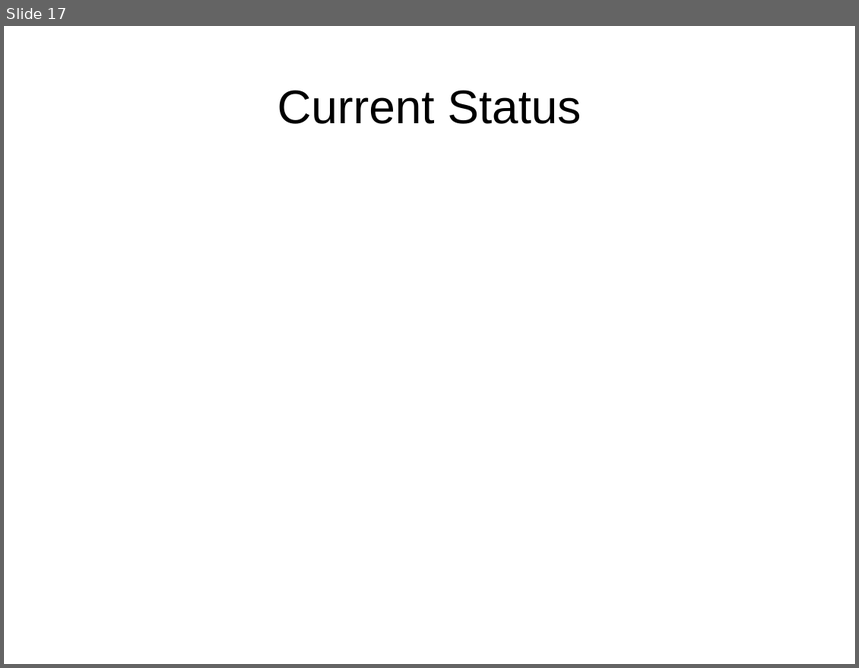
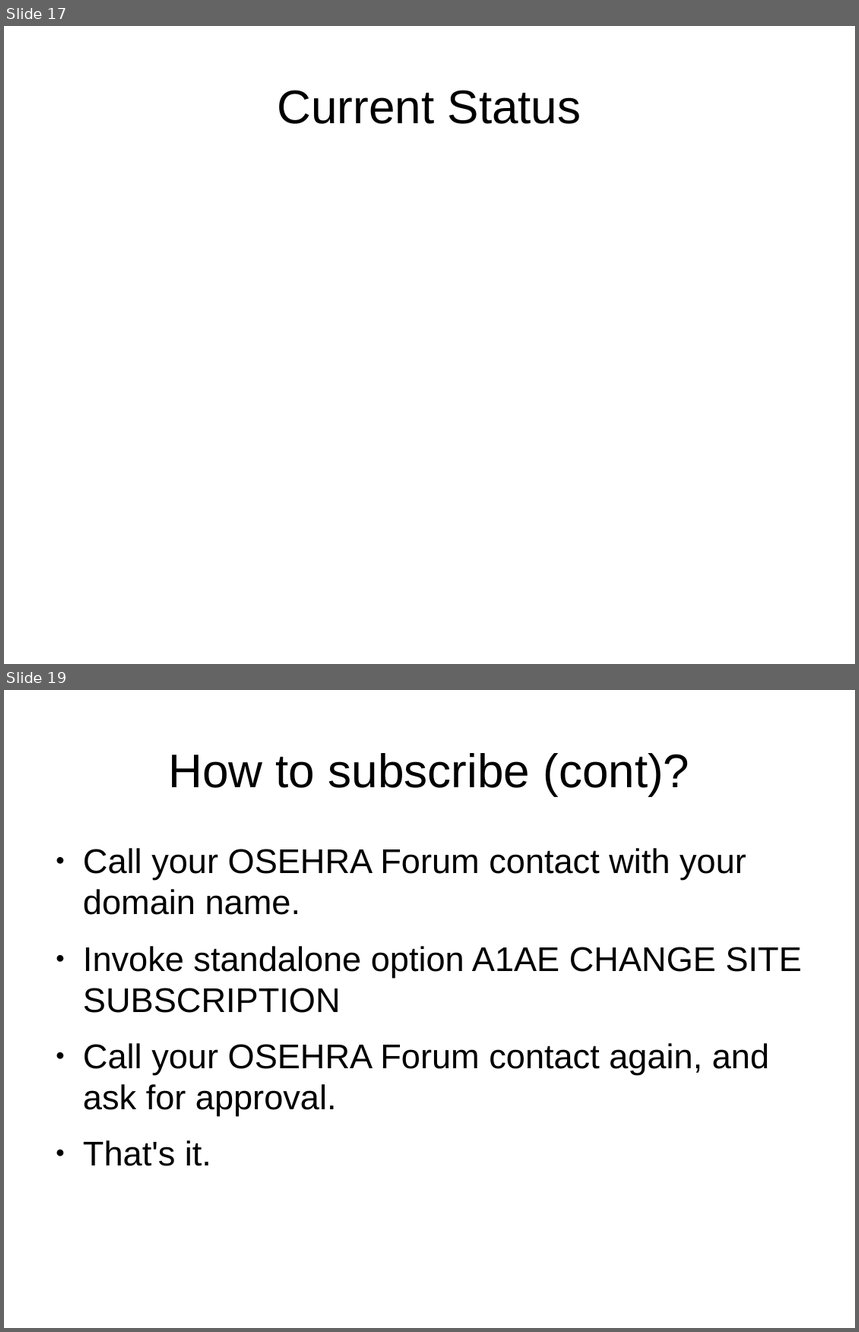
Before and after one commit to WorldVistA/patch-module, a slide deck: doc/vista-lifecycle-and-OSEHRA-PM.odp. Shown one above the other, each under a label of ours: slide 17 before the commit, slides 17 and 19 after it; the slides between them are not shown. The pictures are 859x668 and 859x1332 pixels, drawn with LibreOffice and Linux fonts; fonts in the diff are those of the drawing. Boxes give left, top, right and bottom in pixels: in the first picture for what was removed or moved away, otherwise in the second. Text is boxed around its words. In the diff, an @@ line names an element or a change of style, - is before the commit and + after.

Commit message:
added 2 slides at the end for subscription

```diff
--- a/doc/vista-lifecycle-and-OSEHRA-PM.odp
+++ b/doc/vista-lifecycle-and-OSEHRA-PM.odp
@@ slide 19 added at bbox=[4, 690, 855, 1328], background #FFFFFF @@
@@ title added at bbox=[168, 753, 690, 796], 44 pt, text #000000 @@
+How to subscribe (cont)?
@@ text added at bbox=[83, 848, 802, 1167], 32 pt, text #000000 @@
+● Call your OSEHRA Forum contact with your domain name.
+● Invoke standalone option A1AE CHANGE SITE SUBSCRIPTION
+● Call your OSEHRA Forum contact again, and ask for approval.
+● That's it.
```
Also in this commit, not shown: 1 other slide added.
